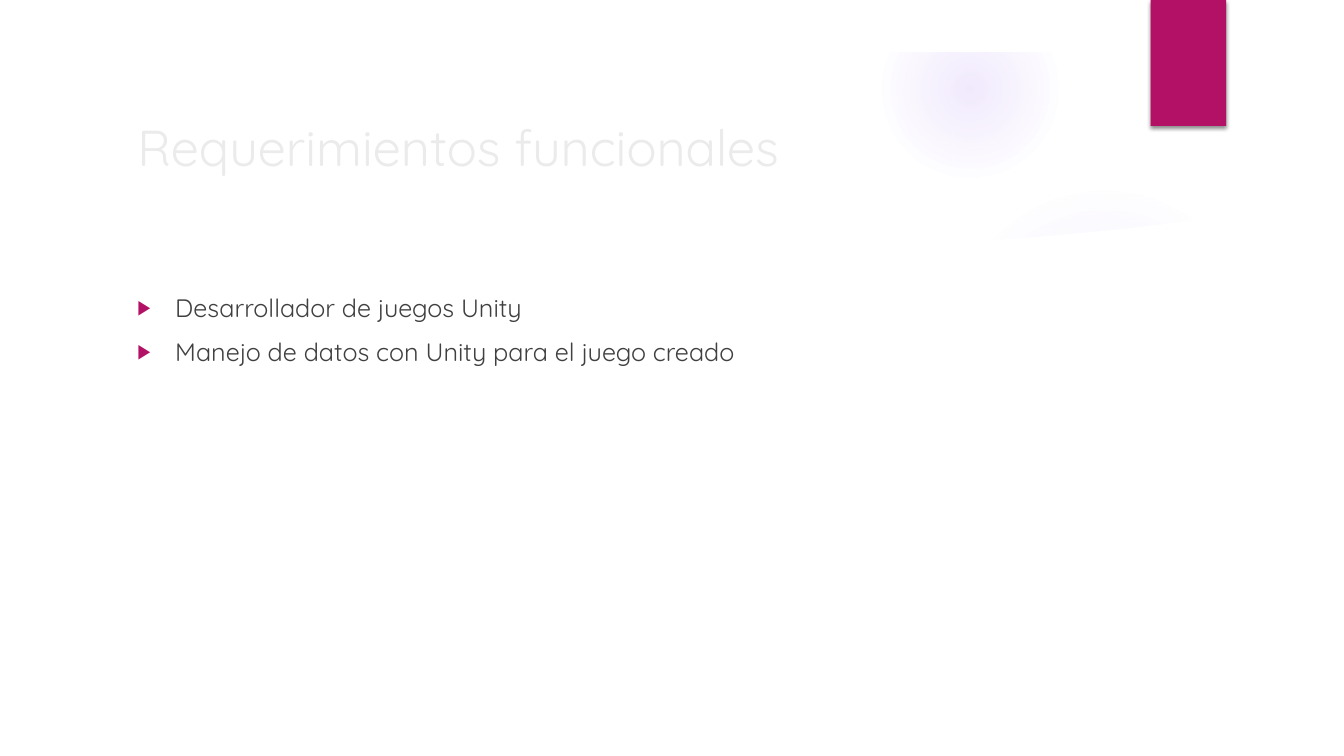
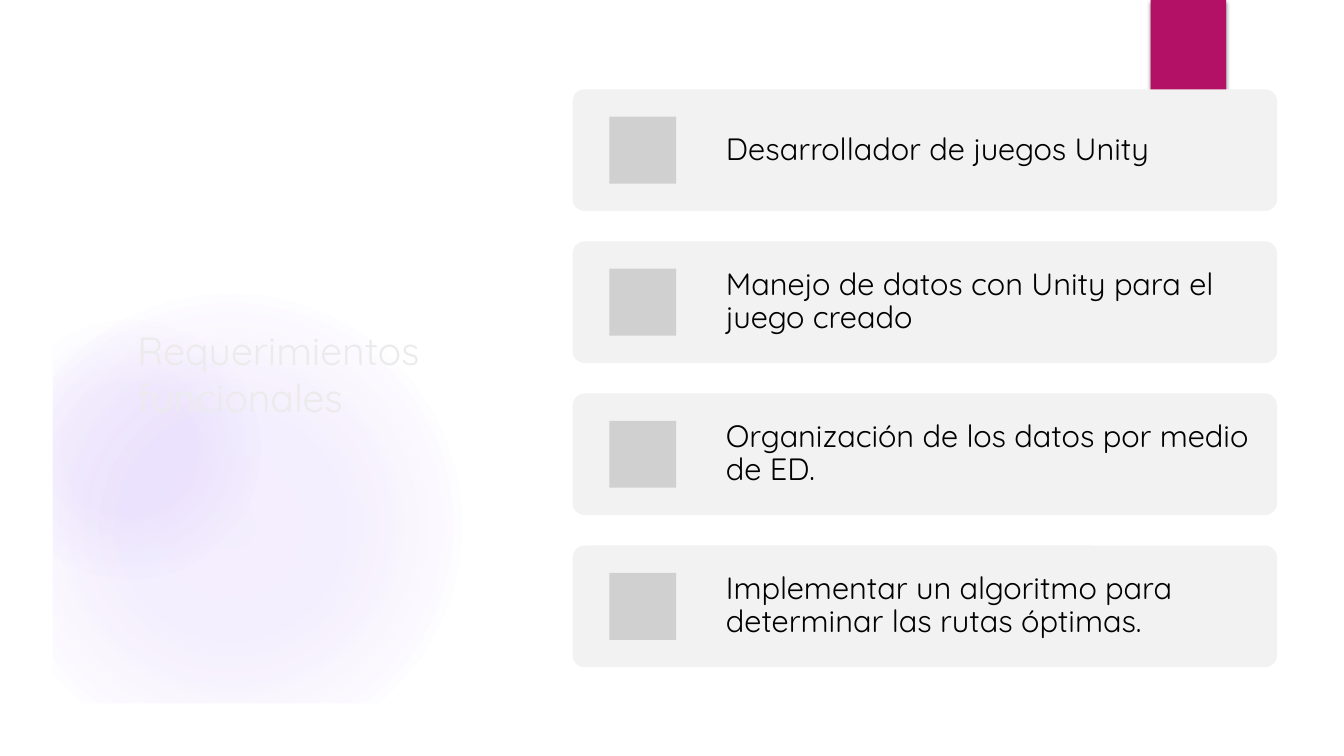
Before and after one commit to juandaVincis/SO-Proyect, a slide deck: slide 3 of Presentacion 1/Presentación.pptx. Drawn at 1344x756 pixels with LibreOffice and Linux fonts; fonts in the diff are those of the drawing; grey boxes stand for pictures; background and template pictures are left out. Boxes give left, top, right and bottom in pixels: in the first picture for what was removed or moved away, otherwise in the second. Text is boxed around its words. In the diff, an @@ line names an element or a change of style, - is before the commit and + after.

```diff
--- a/Presentacion 1/Presentación.pptx
+++ b/Presentacion 1/Presentación.pptx
@@ freeform shape removed at <box>0,0,1344,756</box> @@
@@ group added at <box>0,0,1344,756</box>: 3 freeform shapes, 2 ellipses, 1 rectangle @@
@@ rectangle removed at <box>1150,0,1226,126</box> @@
@@ rectangle added at <box>1150,0,1226,126</box>, fill #B31166 @@
@@ title "Requerimientos funcionales" at <box>127,107,452,640</box>: size 36 to 28 pt @@
@@ ellipse removed at <box>949,185,1259,495</box> @@
@@ text "Manejo de datos con Unity ...": place and size @@
-text "Manejo de datos con Unity ..." at <box>175,298,734,366</box>
+text "Manejo de datos con Unity ..." at <box>726,272,1213,334</box>
@@ text "Manejo de datos con Unity ..." at <box>726,272,1213,334</box>: size 18 to 22 pt, text colour #404040 to #000000; bullet ▶ to none; line spacing 1 to 0.9; less space between paragraphs; vertical alignment top to middle @@
@@ text at <box>175,298,522,322</box>: paragraph removed @@
-▶ Desarrollador de juegos Unity
@@ group added at <box>573,90,1277,667</box>: 4 rounded rectangles, 4 pictures, 3 texts @@
+Desarrollador de juegos Unity
+Organización de los datos por medio de ED.
+Implementar un algoritmo para determinar las rutas óptimas.
```
Also in this commit, not shown: 6 slides added, 2 other files.
